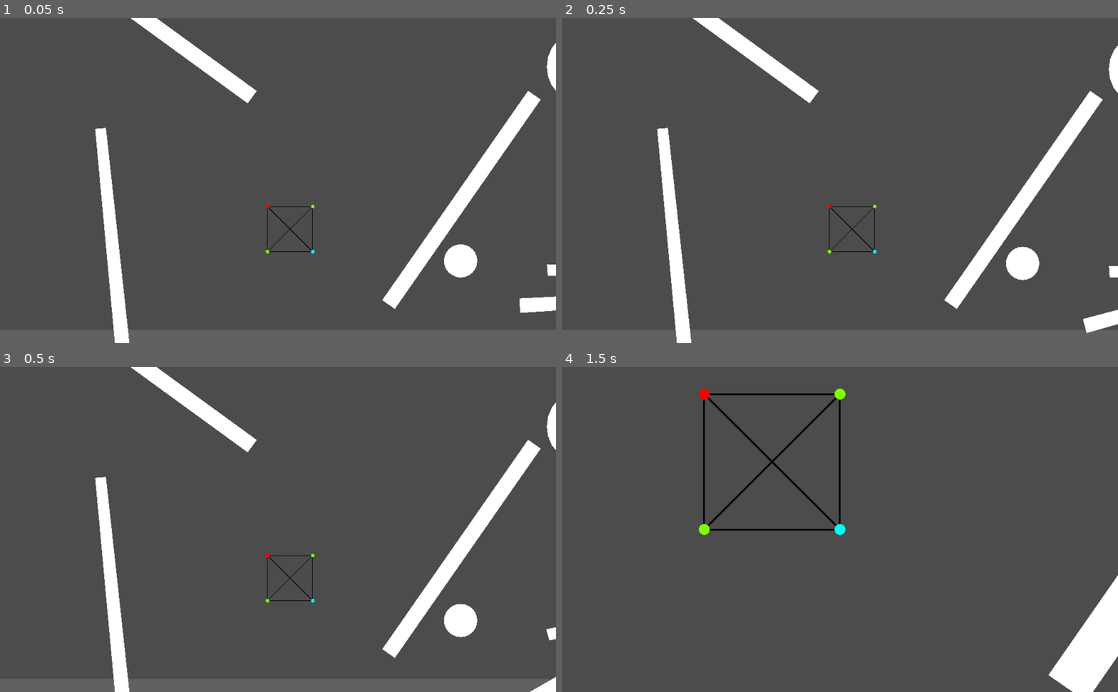
Above: before the commit, frames 1-4 (two rows, left to right).
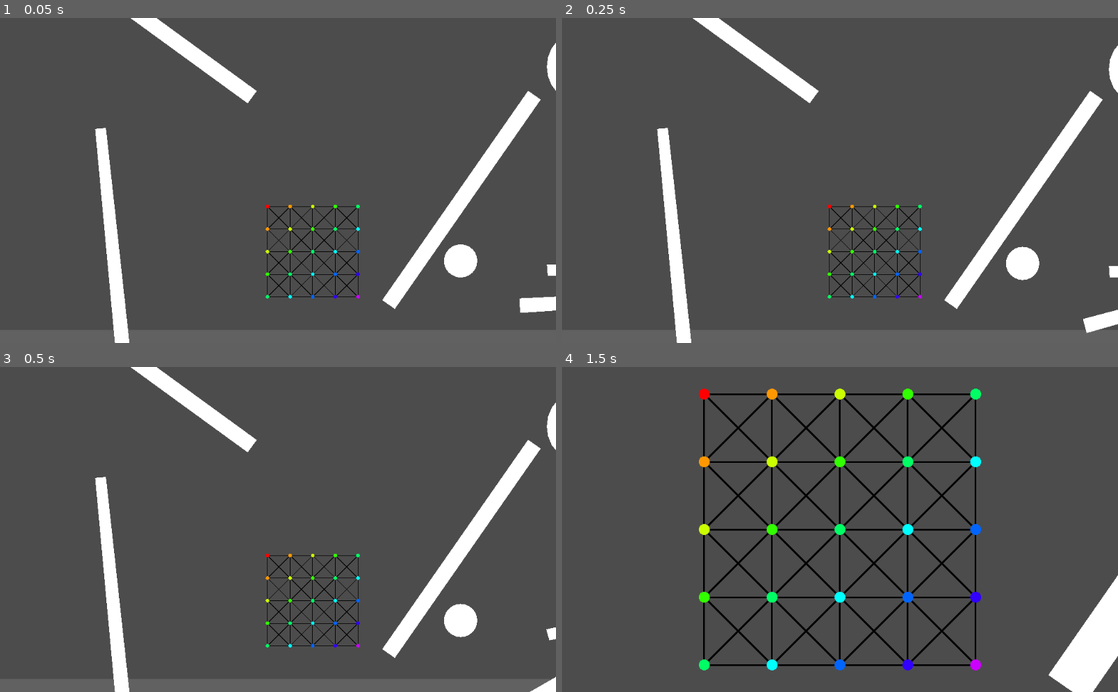
Above: after the commit, the same moments.

Repository: bustedwallstudios/Softbody
Game: Godot game, scene res://2dWorld.tscn
Same seed, same stepped clock (60 frames per second), same inputs: the game is played once before the commit and once after it.
Inputs (mouse positions are in pixels of both pictures, inside the frame that each line leads up to):
- Up to frame 1 (0.05 s): no input
- Up to frame 2 (0.25 s): no input
- Up to frame 3 (0.5 s): no input
- Up to frame 4 (1.5 s): tap Enter (enterKey) at 0.5, 0.6, 1.35 s; move the mouse to (1023, 620) at 0.52 s; hold Right (ui_right) 0.53-1.28 s; tap Keypad Enter (ui_accept) at 0.77 s; move the mouse to (728, 545) at 1.27 s; hold Down (ui_down) from 1.28 s (still down)

The runs differ from the first frame. In frame 1, 0.8% of the frame differs, in the area x 47-65%, y 57-87%; in frame 2, 0.8%; in frame 3, 0.8%; in frame 4, 5.8%, in the area x 24-76%, y 6-94%.

Commit message:
nevermind, that was the tiniest bit of math i've ever added. I'm going to also change the corner support code now.

Diff:
--- a/2dWorld.tscn
+++ b/2dWorld.tscn
@@ -186,8 +186,8 @@
 
 [node name="SquishyBody" parent="." instance=ExtResource( 5 )]
 position = Vector2( -62, -128 )
-pointsHorz = 2
-pointsVert = 2
+pointsHorz = 5
+pointsVert = 5
 sizeInPx = 500
 stiffness = 15.0
 gravity = Vector2( 0, 0 )
--- a/Objects/SquishyBody.gd
+++ b/Objects/SquishyBody.gd
@@ -57,7 +57,7 @@
 var bodyPoints = []
 
 func _ready():
-	orthogSpringLength = sizeInPx/pointsHorz
+	orthogSpringLength = sizeInPx/(pointsHorz-1)
 
 	if not showPolygon:
 		$Shape.hide()
